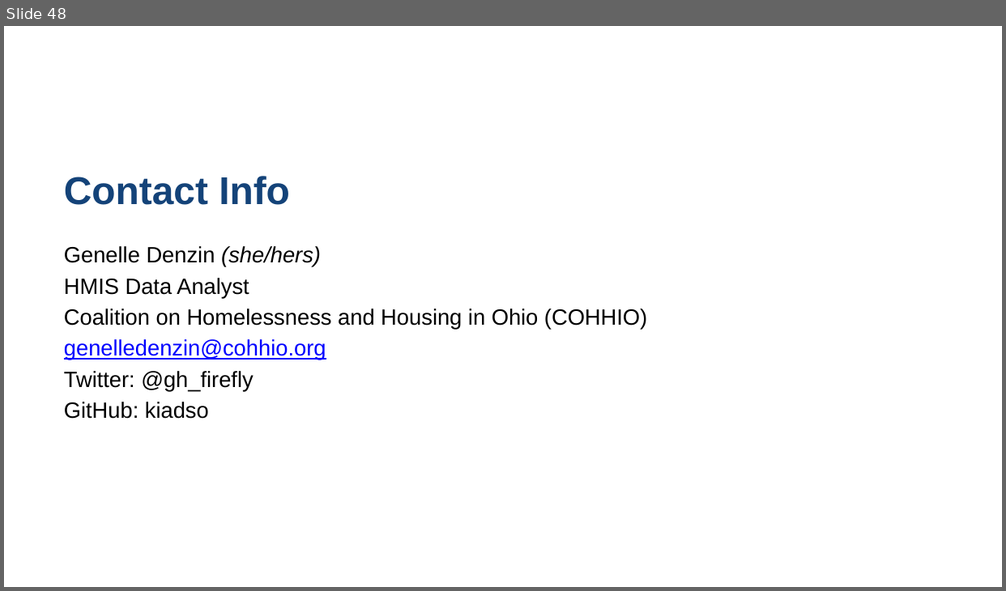
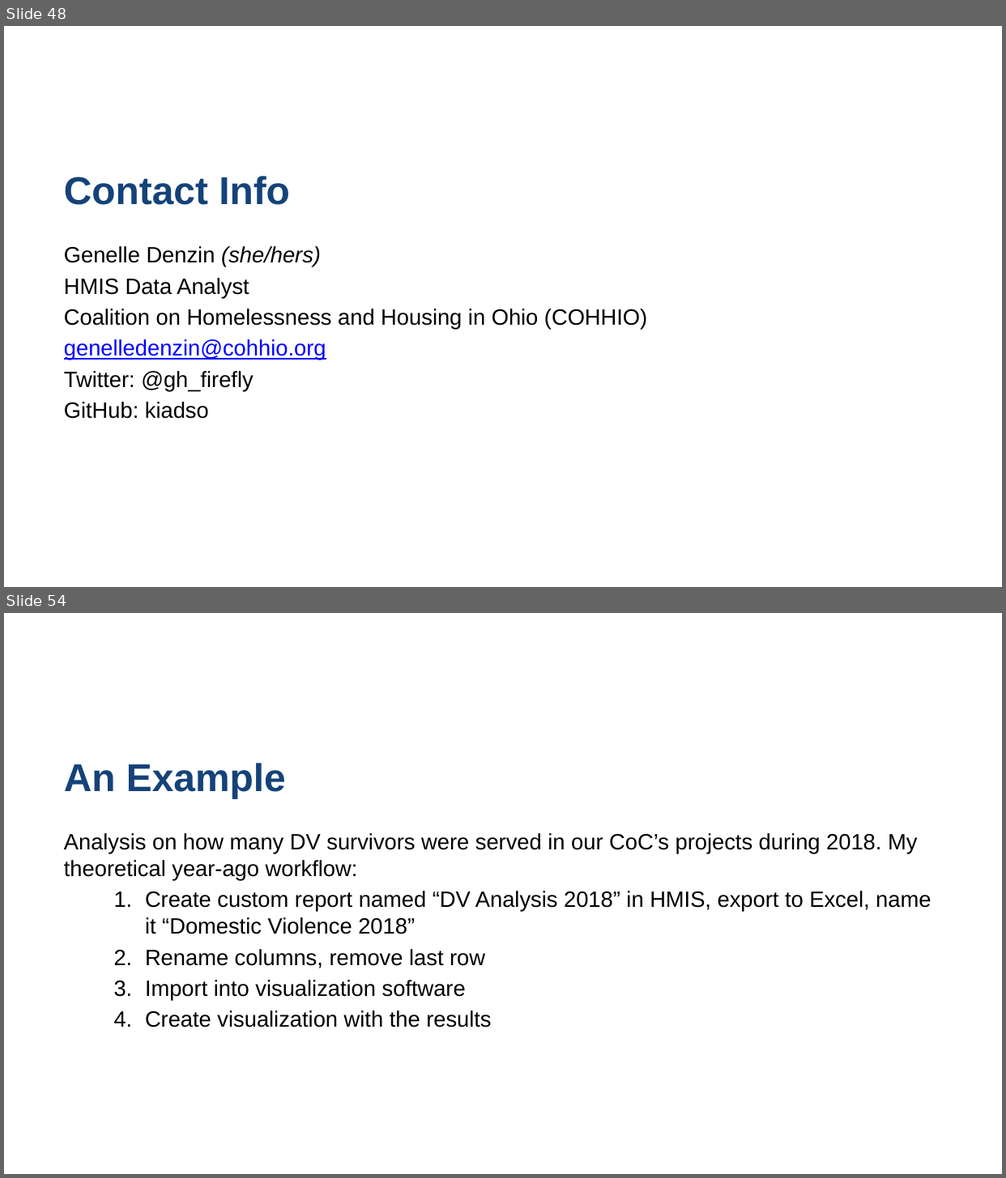
Before and after one commit to COHHIO/rmarkdown_talk, a slide deck: nhsdc_reference.pptx. Shown one above the other, each under a label of ours: slide 48 before the commit, slides 48 and 54 after it; the slides between them are not shown. The pictures are 1006x591 and 1006x1178 pixels, drawn with LibreOffice and Linux fonts; fonts in the diff are those of the drawing; background and template pictures are left out. Boxes give left, top, right and bottom in pixels: in the first picture for what was removed or moved away, otherwise in the second. Text is boxed around its words. In the diff, an @@ line names an element or a change of style, - is before the commit and + after.

```diff
--- a/nhsdc_reference.pptx
+++ b/nhsdc_reference.pptx
@@ slide 54 added at [4,613,1002,1174], background picture (left out) @@
@@ title added at [64,763,286,798], 28 pt, text #144379, bold @@
+An Example
@@ text added at [64,833,931,1028], 16 pt, text #000000 @@
+Analysis on how many DV survivors were served in our CoC’s projects during 2018. My theoretical year-ago workflow:
+  1. Create custom report named “DV Analysis 2018” in HMIS, export to Excel, name it “Domestic Violence 2018”
+  2. Rename columns, remove last row
+  3. Import into visualization software
+  4. Create visualization with the results
```
Also in this commit, not shown: 22 other slides added.
